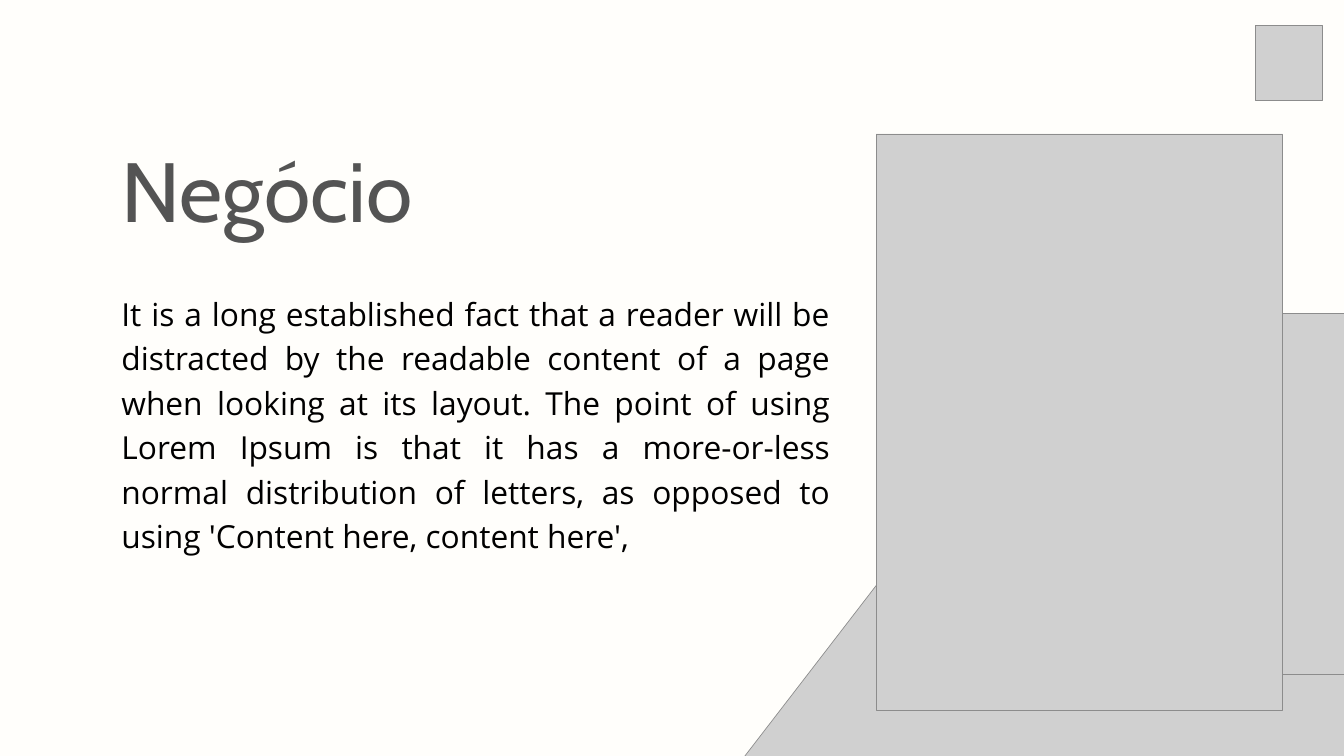
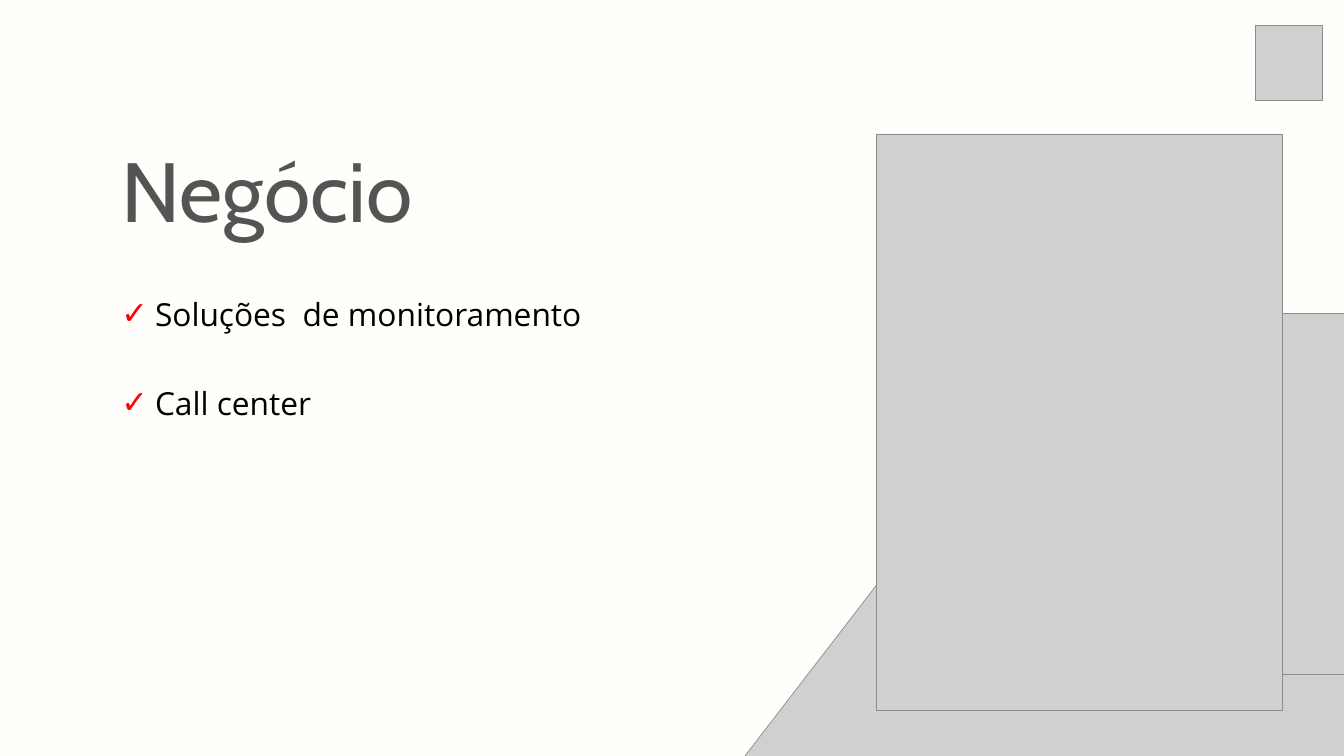
Before and after one commit to christian-raphael/Pyxis, a slide deck: slide 3 of Documentação/Pyxis.pptx. Drawn at 1344x756 pixels with LibreOffice and Linux fonts; fonts in the diff are those of the drawing; grey boxes stand for pictures. Boxes give left, top, right and bottom in pixels: in the first picture for what was removed or moved away, otherwise in the second. Text is boxed around its words. In the diff, an @@ line names an element or a change of style, - is before the commit and + after.

```diff
--- a/Documentação/Pyxis.pptx
+++ b/Documentação/Pyxis.pptx
@@ text at <box>155,302,581,416</box>: text changed @@
-It is a long established fact that a reader will be distracted by the readable content of a page when looking at its layout. The point of using Lorem Ipsum is that it has a more-or-less normal distribution of letters, as opposed to using 'Content here, content here',
+✓ Soluções de monitoramento
+✓ Call center
```
Also in this commit, not shown: 1 slide added, 1 slide removed, 1 other file.
